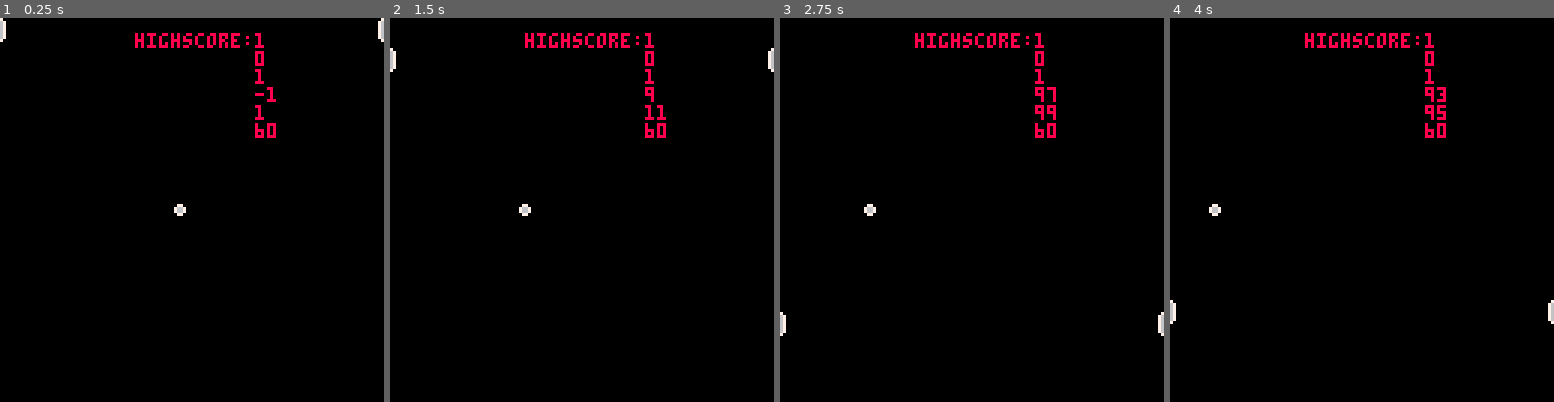
Above: before the commit, frames 1-4 (left to right).
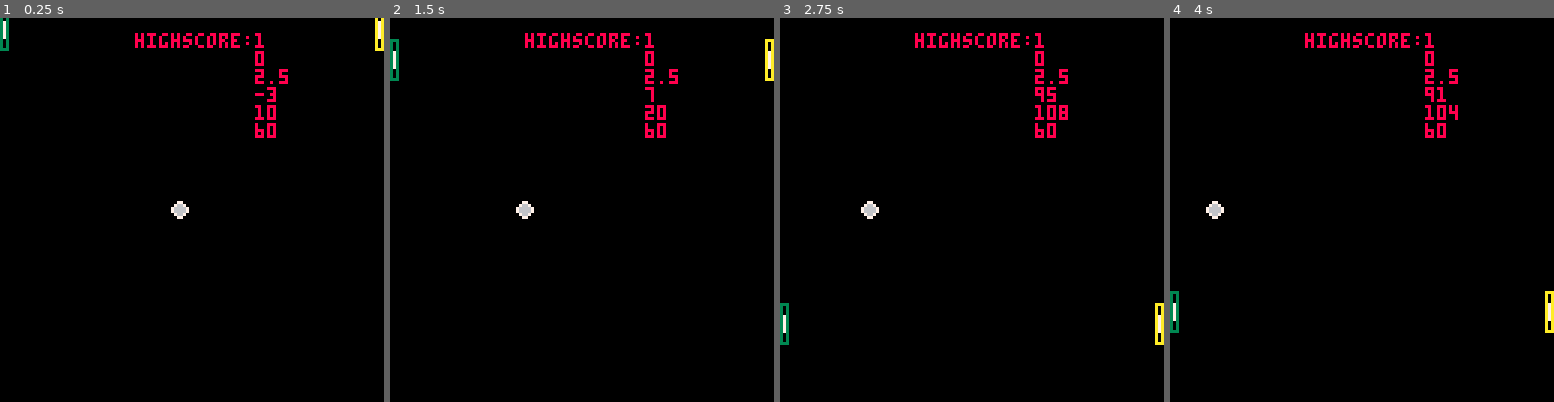
Above: after the commit, the same moments.

Repository: Ling-Lang/super_pong
Game: PICO-8 cartridge super_pong.p8
Same seed, same stepped clock (60 frames per second), same inputs: the game is played once before the commit and once after it.
Inputs:
- Up to frame 1 (0.25 s): no input
- Up to frame 2 (1.5 s): tap X (X key) at 0.33, 1.07 s; tap O (Z key) at 0.7 s
- Up to frame 3 (2.75 s): tap O (Z key) at 1.7, 2.1, 2.5 s; tap X (X key) at 1.85 s; hold Up 2.15-2.42 s
- Up to frame 4 (4 s): tap O (Z key) at 2.9, 3.3, 3.7 s; tap X (X key) at 2.97 s; hold Down 3.63-3.97 s

The runs differ from the first frame. In frame 1, 0.6% of the frame differs, in the area x 0-100%, y 0-53%; in frame 2, 0.7%; in frame 3, 0.8%, in the area x 0-100%, y 13-86%; in frame 4, 0.8%.

Commit message:
*.lua & super_pong.p8 -> Fixed the Hitboxes for player + added for enemy

Diff:
--- a/draw_sprites.lua
+++ b/draw_sprites.lua
@@ -2,4 +2,6 @@
   sspr(8,0,2,8,player.x, player.y)
   sspr(22,0,2,8,126, player.y)
   spr(3,ball.x,ball.y)
+  rect(hitboxp.x1, hitboxp.y1, hitboxp.x2, hitboxp.y2, 3)
+  rect(hitboxe.x1, hitboxe.y1, hitboxe.x2, hitboxe.y2, 10)
 end
--- a/events.lua
+++ b/events.lua
@@ -16,10 +16,10 @@
   ball.x+=ball.speedx
   player.y +=player.speed
   enemy.y +=player.speed
-  hitboxp.x1, hitboxp.x2 = player.x, player.x+1
-  hitboxp.y1, hitboxp.y2 = player.y-1, player.y + 1
-//  hitboxe.x1, hitboxe.x2 = enemy.x, enemy.x+1
-//  hitboxe.y1, hitboxe.y2 = enemy.y, enemy.y+8
+  hitboxp.x1, hitboxp.x2 = player.x, player.x+2.5
+  hitboxp.y1, hitboxp.y2 = player.y-3, player.y+10
+  hitboxe.x1, hitboxe.x2 = enemy.x, enemy.x+2
+  hitboxe.y1, hitboxe.y2 = enemy.y-3, enemy.y+10
 end
 
 function hit()
@@ -29,10 +29,11 @@
   and ball.x < hitboxp.x2 then
     ball.speedx = 3
   end
-//  if ball.y >= hitboxe.y1
-//  and ball.y <= hitboxe.y2
-//  and ball.x > hitboxe.x1
-//  and ball.x < hitboxe.x2 then
-//    ball.speedx = -3
-//  end
+
+  if ball.y > hitboxe.y1
+  and ball.y < hitboxe.y2
+  and ball.x > hitboxe.x1
+  and ball.x < hitboxe.x2 then
+    ball.speedx = -3
+  end
 end
--- a/movement.lua
+++ b/movement.lua
@@ -9,6 +9,6 @@
     -- Debug end
     if(enemy.y<0) then enemy.y=120end
     if(enemy.y>120) then enemy.y=0end
-    if(ball.x>120) then player.score+=1 ball.x=60 ball.speedx= -1end
+    if(ball.x>130) then player.score+=1 ball.x=60 ball.speedx= -2end
     if(ball.x<-2) then player.score-=1 ball.x=60end
 end
--- a/objects.lua
+++ b/objects.lua
@@ -6,7 +6,7 @@
     score = 1
 }
 enemy = {
-    x = player.x,
+    x = 125,
     y = player.y,
     speed = 0,
     sp = 1,
@@ -20,7 +20,7 @@
 }
 hitboxp = {
   x1, x2 = player.x, player.x+1,
-  y1, y2 = player.y, player.y+8
+  y1, y2 = player.y, player.y
 }
 hitboxe = {
   x1, x2 = enemy.x, enemy.x+1,
--- a/super_pong.p8
+++ b/super_pong.p8
@@ -26,16 +26,15 @@
 	update_posi()
 	hit()
 	player.speed=0
-	printh(player.y)
 	end
 __gfx__
 00000000700000000000000700000000000000000000000000000000000000000000000000000000000000000000000000000000000000000000000000000000
-00000000670000000000007600000000000000000000000000000000077777777777777007777777777777700777777777777770077777777777777000000000
-00700700670000000000007600077000000220000001100000088000070000000000007007000000000000700700000000000070070000000000007000000000
-00077000670000000000007600766700002ef200001c7100008f9800070000080000007007000002200000700700000000000070070000000000007000000000
-00077000670000000000007600766700002fe2000017c1000089f80007000088808000700700002ef20000700700000000000070070000000000007000000000
-0070070067000000000000760007700000022000000110000008800007000089888000700700002fe20000700700000000000070070000000000007000000000
-00000000670000000000007600000000000000000000000000000000070008999898007007000002200000700700066600110070070000000000007000000000
+00000000670000000000007600077000000000000000000000000000077777777777777007777777777777700777777777777770077777777777777000000000
+00700700670000000000007600766700000220000001100000088000070000000000007007000000000000700700000000000070070000000000007000000000
+00077000670000000000007607666670002ef200001c7100008f9800070000080000007007000002200000700700000000000070070000000000007000000000
+00077000670000000000007607666670002fe2000017c1000089f80007000088808000700700002ef20000700700000000000070070000000000007000000000
+0070070067000000000000760076670000022000000110000008800007000089888000700700002fe20000700700000000000070070000000000007000000000
+00000000670000000000007600077000000000000000000000000000070008999898007007000002200000700700066600110070070000000000007000000000
 000000007000000000000007000000000000000000000000000000000700889f9998007007000000000000700700000001c71070070000000000007000000000
 000000000000000000000000000000000000000000000000000000000700899ff9980070070000000000007007066600017c1070070000000000007000000000
 00000000000000000000000000000000000000000000000000000000070089ffff98007007002200002200700700000000110070070000000000007000000000
